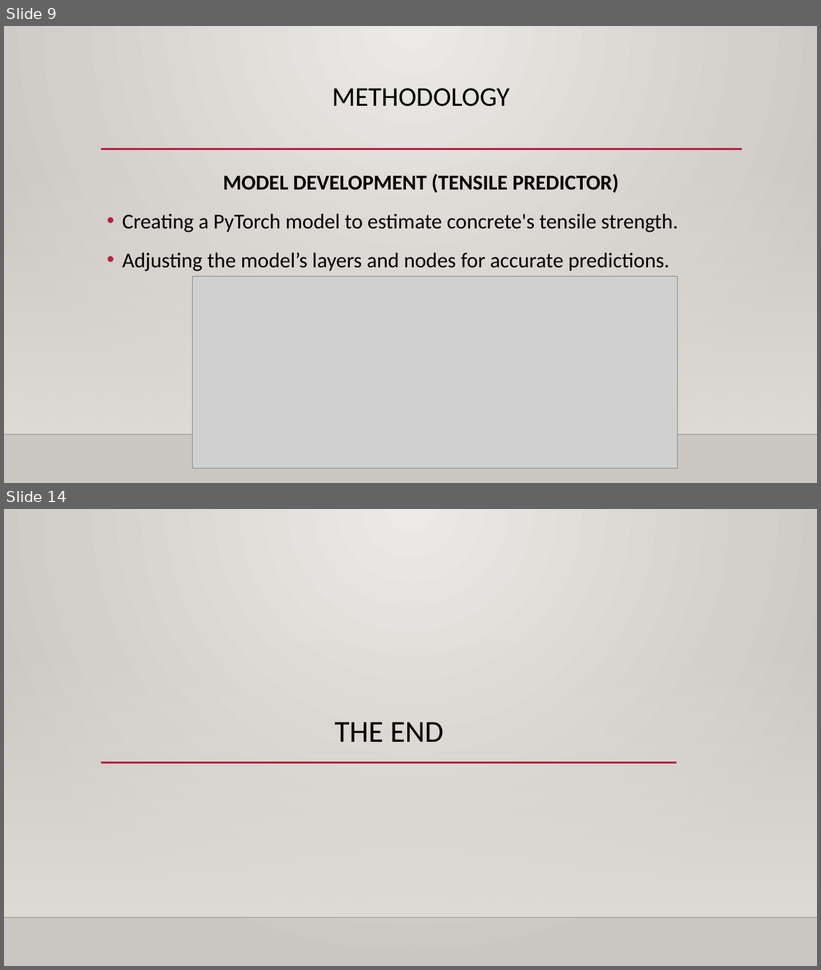
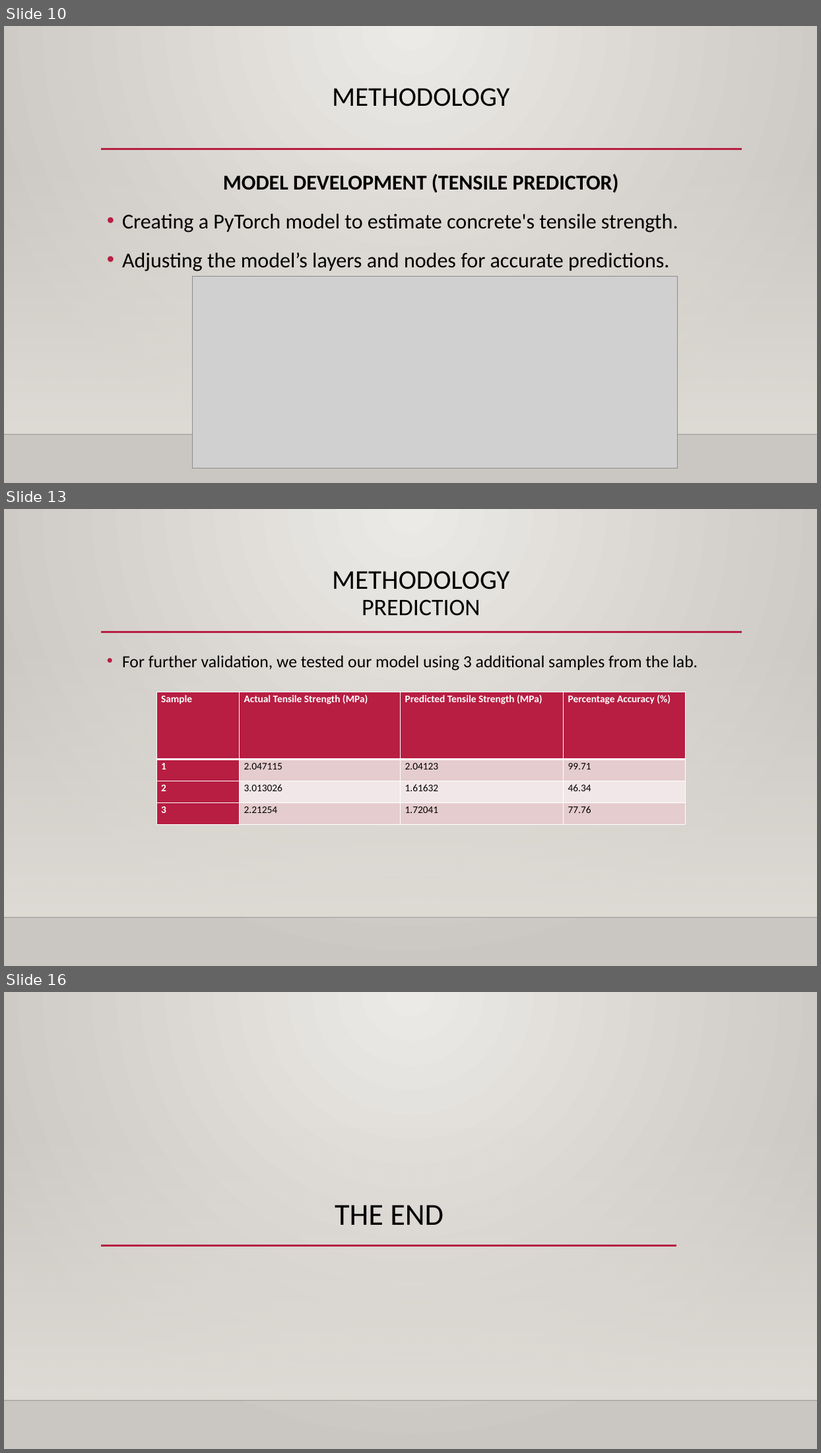
Before and after one commit to Josewathome/Tensile-Prediction-Model, a slide deck: THE WRITE UP/Final Project-PPT uPDATE.pptx. Shown one above the other, each under a label of ours: slides 9 and 14 before the commit, slides 10, 13 and 16 after it; the slides between them are not shown. The pictures are 821x970 and 821x1453 pixels, drawn with LibreOffice and Linux fonts; fonts in the diff are those of the drawing; grey boxes stand for pictures; background and template pictures are left out. Boxes give left, top, right and bottom in pixels: in the first picture for what was removed or moved away, otherwise in the second. Text is boxed around its words. In the diff, an @@ line names an element or a change of style, - is before the commit and + after.

```diff
--- a/THE WRITE UP/Final Project-PPT uPDATE.pptx
+++ b/THE WRITE UP/Final Project-PPT uPDATE.pptx
@@ slide 13 added at (4,509,817,966), background gradient #ECEAE7 to #CAC7C1; not listed: 3 template elements that a slide beside it also shows @@
@@ title added at (332,571,510,616), 32 pt, text #000000 @@
+METHODOLOGY
+PREDICTION
@@ text added at (122,656,698,671), 20 pt, text #000000 @@
+• For further validation, we tested our model using 3 additional samples from the lab.
@@ table added at (156,692,685,825), 4 rows, 4 columns @@
+Sample | Actual Tensile Strength (MPa) | Predicted Tensile Strength (MPa) | Percentage Accuracy (%)
+1 | 2.047115 | 2.04123 | 99.71
+2 | 3.013026 | 1.61632 | 46.34
+3 | 2.21254 | 1.72041 | 77.76
@@ what was slide 9 is now slide 10 @@
@@ what was slide 14 is now slide 16 @@
```
Also in this commit, not shown: 5 slides changed, 1 other slide added, 3 other files.
